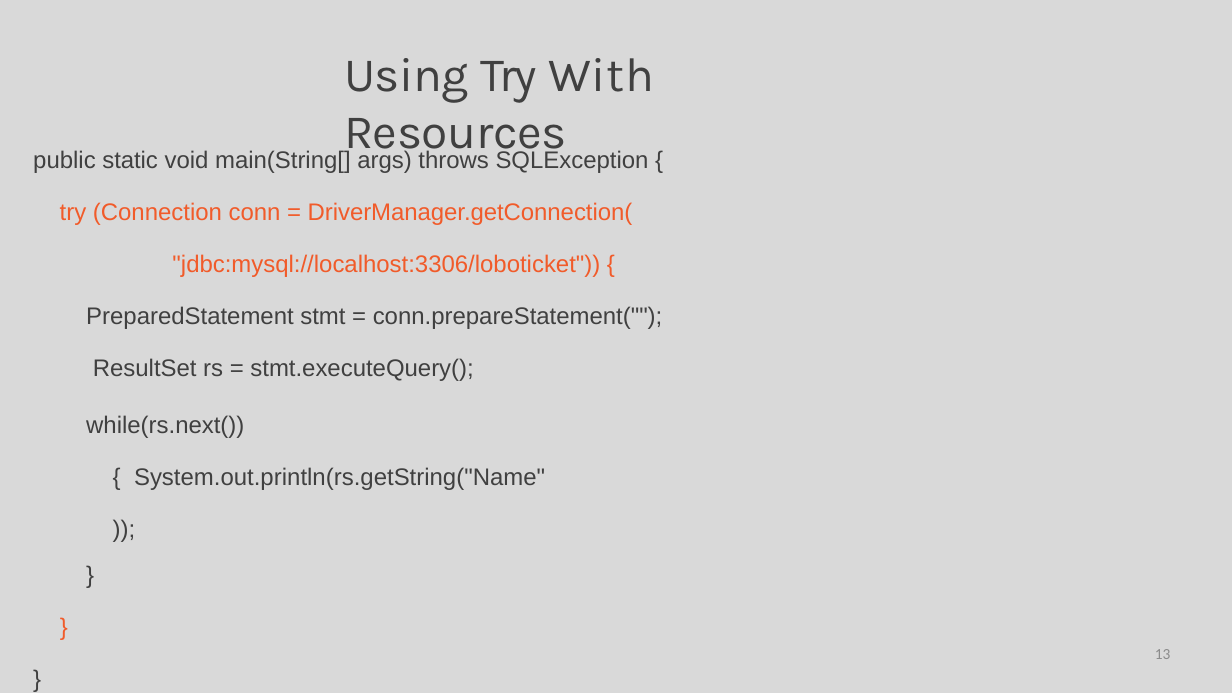
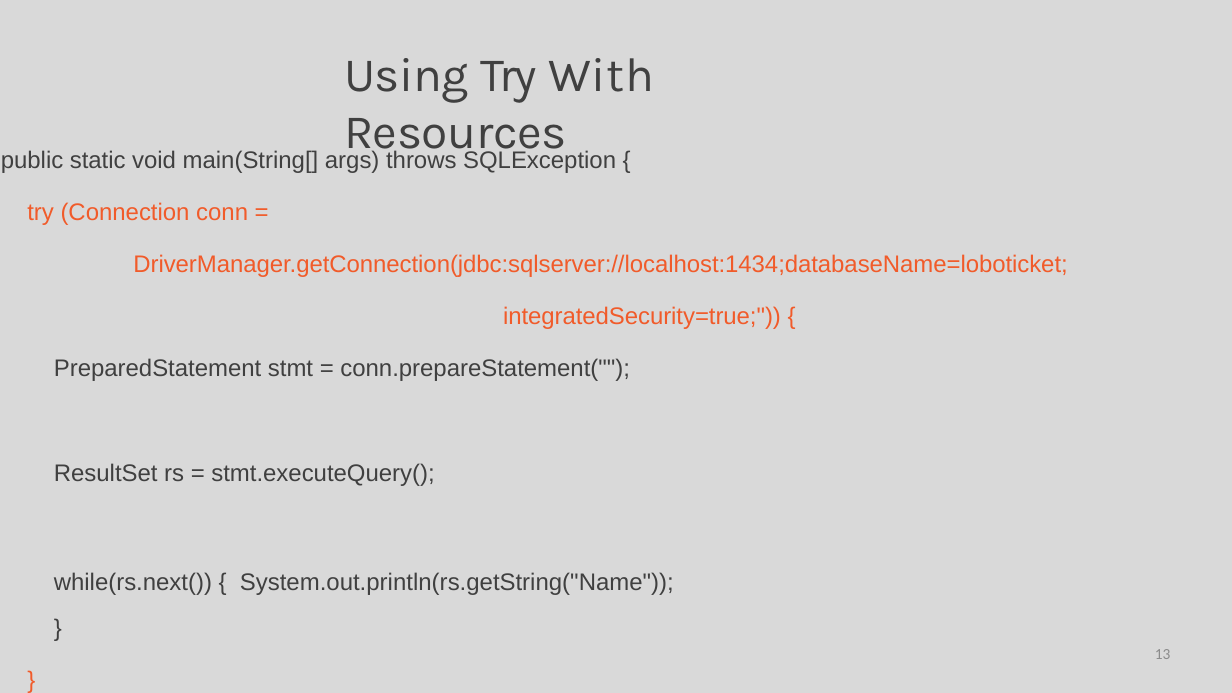
Before and after one commit to StevenJoseph19/Java, a slide deck: slide 13 of Day 6/Slides/4. Connecting to a Database/connecting-to-a-database-slides.pptx. Drawn at 1232x693 pixels with LibreOffice and Linux fonts; fonts in the diff are those of the drawing. Boxes give left, top, right and bottom in pixels: in the first picture for what was removed or moved away, otherwise in the second. Text is boxed around its words. In the diff, an @@ line names an element or a change of style, - is before the commit and + after.

```diff
--- a/Day 6/Slides/4. Connecting to a Database/connecting-to-a-database-slides.pptx
+++ b/Day 6/Slides/4. Connecting to a Database/connecting-to-a-database-slides.pptx
@@ text "public static void main(String[] args) ..." moved from (x1=33, y1=150, x2=663, y2=490) to (x1=1, y1=150, x2=1067, y2=595) @@
@@ text at (x1=27, y1=202, x2=1067, y2=486): text changed @@
-try (Connection conn = DriverManager.getConnection( "jdbc:mysql://localhost:3306/loboticket")) {
-PreparedStatement stmt = conn.prepareStatement(""); ResultSet rs = stmt.executeQuery();
+try (Connection conn = DriverManager.getConnection(jdbc:sqlserver://localhost:1434;databaseName=loboticket;
+integratedSecurity=true;")) {
+PreparedStatement stmt = conn.prepareStatement("");
+ResultSet rs = stmt.executeQuery();
```
Also in this commit, not shown: 7 other slides changed, 7 other files.
